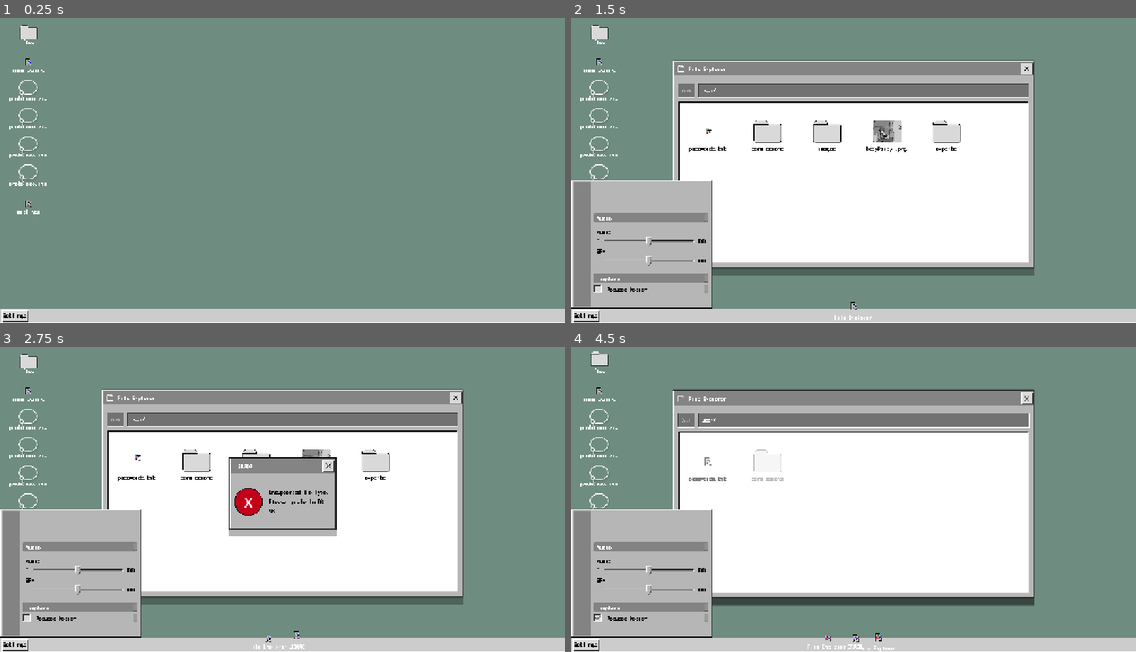
Above: before the commit, frames 1-4 (two rows, left to right).
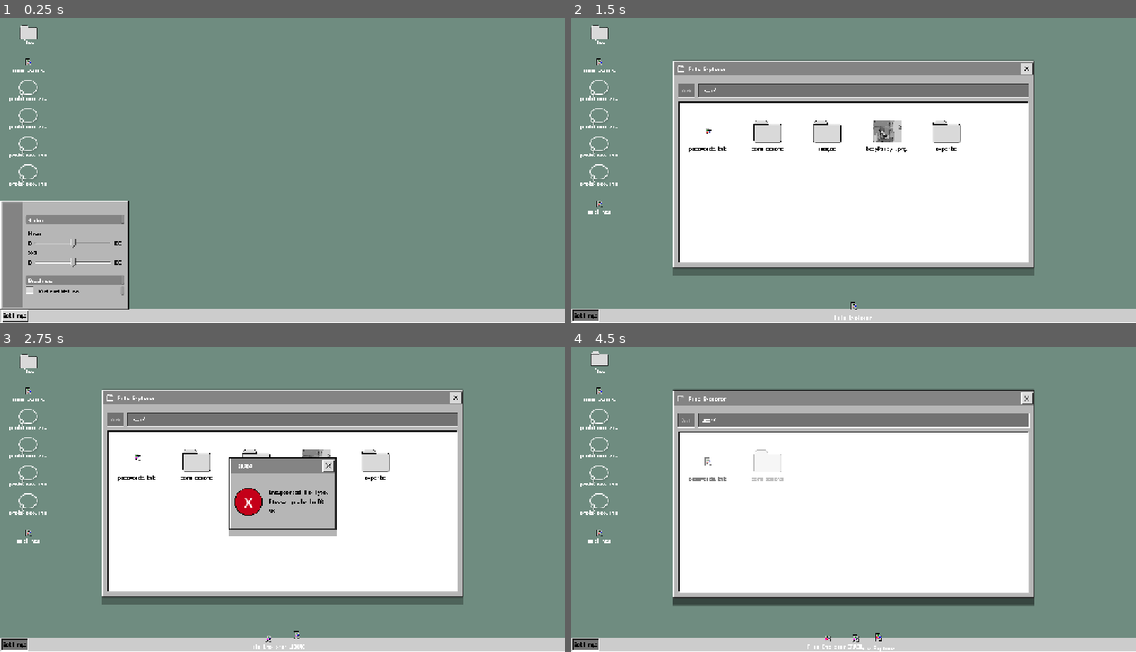
Above: after the commit, the same moments.

Repository: MunnChai/GMTKGameJam2025
Game: Godot game, scene res://game.tscn
The game is run twice, just before and just after one commit, with the same random seed, the same clock (stepped at 60 frames per second) and the same inputs.
Inputs (mouse positions are in pixels of both pictures, inside the frame that each line leads up to):
- Up to frame 1 (0.25 s): no input
- Up to frame 2 (1.5 s): click (599, 33) at 0.52 s; click "Settings" at 1.25 s
- Up to frame 3 (2.75 s): click "passwords.txt" at 2 s
- Up to frame 4 (4.5 s): click "commissions" at 2.75 s; click (599, 618) at 3.52 s; click (599, 362) at 4.27 s

The runs differ from the first frame. In frame 1, 5.9% of the frame differs, in the area x 0-23%, y 59-96%; in frame 2, 8.2%; in frame 3, 8.2%; in frame 4, 8.3%, in the area x 0-25%, y 53-100%.

Commit message:
Some polish

Diff:
--- a/game/gmtkgamejam2025/desktop/task_bar/settings/settings_button.gd
+++ b/game/gmtkgamejam2025/desktop/task_bar/settings/settings_button.gd
@@ -2,9 +2,15 @@
 extends TextureButton
 
 @onready var settings_panel: SettingsPanel = %SettingsPanel
+@onready var settings_button_text: RichTextLabel = %SettingsButtonText
 
 func _ready() -> void:
 	pressed.connect(_on_pressed)
 
 func _on_pressed() -> void:
 	settings_panel.visible = !settings_panel.visible
+
+	if settings_panel.visible:
+		settings_button_text.add_theme_color_override("default_color", Color.WHITE)
+	else:
+		settings_button_text.add_theme_color_override("default_color", Color.BLACK)
--- a/game/gmtkgamejam2025/desktop/task_bar/task_bar.tscn
+++ b/game/gmtkgamejam2025/desktop/task_bar/task_bar.tscn
@@ -77,12 +77,14 @@
 offset_top = -31.0
 offset_right = -577.0
 offset_bottom = -3.0
+toggle_mode = true
 texture_normal = ExtResource("3_e7cxb")
 texture_pressed = ExtResource("4_j88fw")
 stretch_mode = 0
 script = ExtResource("5_gsjrs")
 
-[node name="RichTextLabel" type="RichTextLabel" parent="SettingsButton"]
+[node name="SettingsButtonText" type="RichTextLabel" parent="SettingsButton"]
+unique_name_in_owner = true
 layout_mode = 0
 offset_right = 62.0
 offset_bottom = 26.0
@@ -95,11 +97,10 @@
 
 [node name="SettingsPanel" type="PanelContainer" parent="SettingsButton"]
 unique_name_in_owner = true
-visible = false
 layout_mode = 0
 offset_left = -2.0
-offset_top = -294.0
-offset_right = 318.0
+offset_top = -248.0
+offset_right = 289.0
 offset_bottom = -3.0
 theme_override_styles/panel = SubResource("StyleBoxEmpty_e36ol")
 script = ExtResource("7_okagq")
@@ -117,6 +118,7 @@
 theme_override_constants/separation = 0
 
 [node name="MarginContainer2" type="MarginContainer" parent="SettingsButton/SettingsPanel/HBoxContainer"]
+custom_minimum_size = Vector2(50, 0)
 layout_mode = 2
 theme_override_constants/margin_left = 4
 theme_override_constants/margin_top = 4
@@ -124,7 +126,6 @@
 theme_override_constants/margin_bottom = 5
 
 [node name="NinePatchRect" type="NinePatchRect" parent="SettingsButton/SettingsPanel/HBoxContainer/MarginContainer2"]
-custom_minimum_size = Vector2(40, 0)
 layout_mode = 2
 texture = ExtResource("7_e36ol")
 region_rect = Rect2(0, 0, 53, 53)
@@ -146,7 +147,7 @@
 alignment = 2
 
 [node name="Control" type="Control" parent="SettingsButton/SettingsPanel/HBoxContainer/MarginContainer/VBoxContainer"]
-custom_minimum_size = Vector2(0, 40)
+custom_minimum_size = Vector2(0, 20)
 layout_mode = 2
 
 [node name="PanelContainer" type="PanelContainer" parent="SettingsButton/SettingsPanel/HBoxContainer/MarginContainer/VBoxContainer"]
